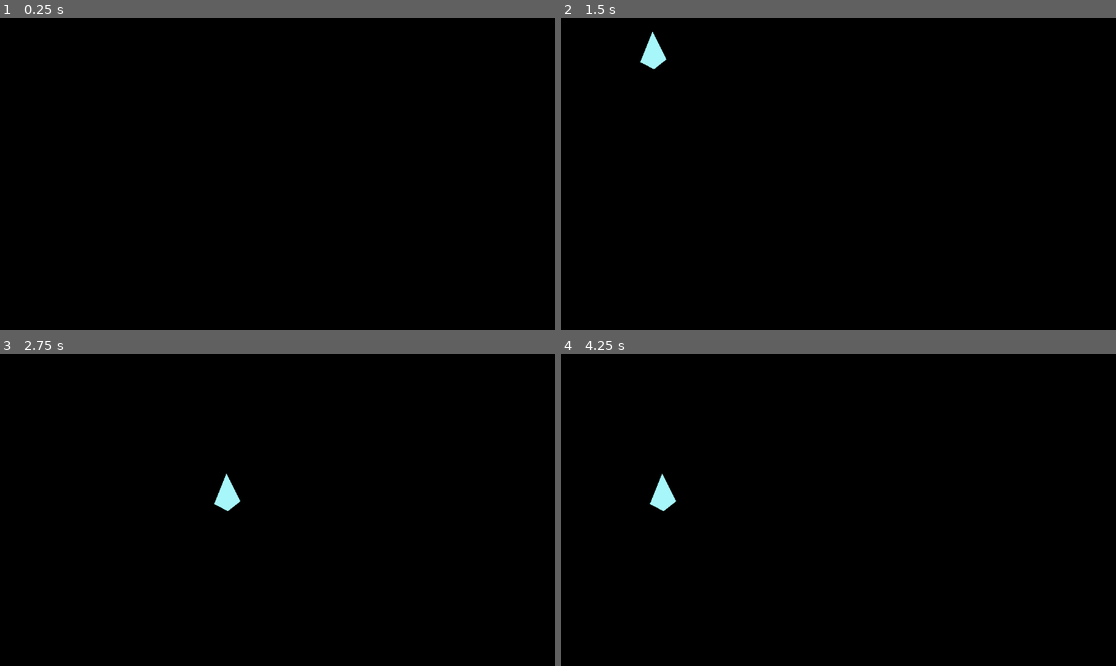
Above: before the commit, frames 1-4 (two rows, left to right).
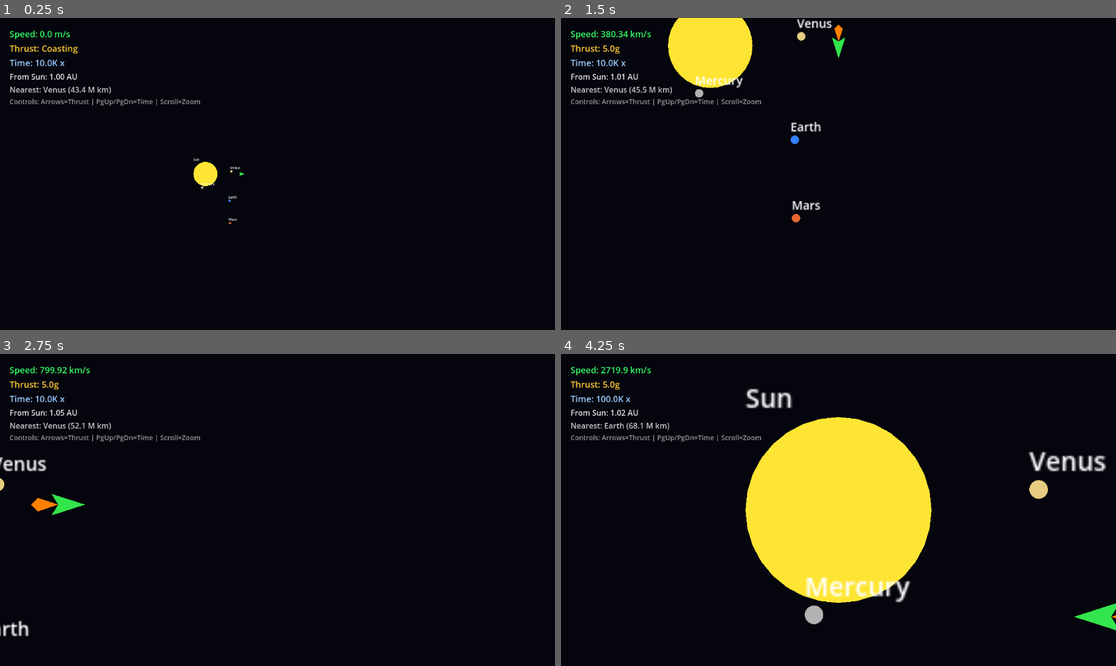
Above: after the commit, the same moments.

Repository: jwodea/bobtest
Game: Godot game, scene res://solar_system.tscn
Two runs of this game, one before a commit and one after it. Both use one fixed random seed, a clock stepped at 60 frames per second and the inputs below. Before the commit the project starts from res://player.tscn.
Inputs (mouse positions are in pixels of both pictures, inside the frame that each line leads up to):
- Up to frame 1 (0.25 s): no input
- Up to frame 2 (1.5 s): tap Enter at 0.5 s; move the mouse to (960, 158) at 0.52 s; hold Right (ui_right) 0.53-1.28 s; hold Tab (ui_focus_next) 0.53-1.28 s; tap Mouse wheel up (zoom_in, bound only after the commit) at 0.8, 1.35 s; move the mouse to (727, 189) at 1.27 s; hold Down (ui_down) from 1.28 s (still down)
- Up to frame 3 (2.75 s): tap Mouse wheel down (zoom_out, bound only after the commit) at 1.55, 2.1 s; move the mouse to (333, 441) at 2.02 s; release Down (ui_down) at 2.03 s; hold Right (ui_right) from 2.03 s (still down); hold Tab (ui_focus_next) from 2.03 s (still down)
- Up to frame 4 (4.25 s): move the mouse to (810, 572) at 2.77 s; release Right (ui_right) at 2.78 s; release Tab (ui_focus_next) at 2.78 s; hold Page Up (ui_page_up) 2.78-3.53 s; tap Tab (ui_focus_next) at 2.85 s; tap Mouse wheel up (zoom_in, bound only after the commit) at 3.05, 3.6 s; move the mouse to (1005, 556) at 3.52 s; hold Left (ui_left) from 3.53 s (still down); tap Mouse wheel down (zoom_out, bound only after the commit) at 3.8 s

The runs differ from the first frame. In frame 1, 1.4% of the frame differs, in the area x 1-45%, y 4-67%; in frame 2, 4.9%; in frame 3, 2.1%; in frame 4, 19%, in the area x 1-100%, y 4-89%.

Commit message:
Add solar system exploration game with realistic physics
- Create full solar system with Sun and all 8 planets at scaled distances
- Implement acceleration-based player physics (5g max thrust)
- Add time scale controls (PgUp/PgDn) from 1x to 10M x for playability
- Add HUD showing speed (km/s), thrust (g), time scale, and position
- Add camera with zoom controls (mouse wheel or +/-)
- Player starts at Earth's orbit (~1 AU from Sun)
- Speeds are realistic: at 5g continuous thrust, reaching interplanetary speeds takes time

Diff:
--- /dev/null
+++ b/camera.gd
@@ -0,0 +1,49 @@
+extends Camera2D
+
+# Camera that follows the player with zoom controls
+
+@export var target_path: NodePath
+var target: Node2D
+
+# Zoom settings
+var zoom_level := 1.0
+const MIN_ZOOM := 0.001  # Zoomed out to see whole solar system
+const MAX_ZOOM := 10.0   # Zoomed in close
+const ZOOM_SPEED := 0.1
+
+func _ready():
+	if target_path:
+		target = get_node_or_null(target_path)
+
+	# Start zoomed out enough to see inner planets
+	zoom_level = 0.5
+	zoom = Vector2(zoom_level, zoom_level)
+
+func _process(_delta):
+	if target:
+		position = target.position
+
+	handle_zoom_input()
+
+func handle_zoom_input():
+	var zoom_changed := false
+
+	# Mouse wheel zoom
+	if Input.is_action_just_pressed("zoom_in"):
+		zoom_level *= 1.2
+		zoom_changed = true
+	if Input.is_action_just_pressed("zoom_out"):
+		zoom_level /= 1.2
+		zoom_changed = true
+
+	# Keyboard zoom (+ and -)
+	if Input.is_action_pressed("ui_focus_next"):  # Usually Tab, we'll add custom
+		zoom_level *= 1.02
+		zoom_changed = true
+	if Input.is_action_pressed("ui_focus_prev"):
+		zoom_level /= 1.02
+		zoom_changed = true
+
+	if zoom_changed:
+		zoom_level = clamp(zoom_level, MIN_ZOOM, MAX_ZOOM)
+		zoom = Vector2(zoom_level, zoom_level)
--- /dev/null
+++ b/hud.gd
@@ -0,0 +1,97 @@
+extends CanvasLayer
+
+@onready var speed_label: Label = $MarginContainer/VBoxContainer/SpeedLabel
+@onready var accel_label: Label = $MarginContainer/VBoxContainer/AccelLabel
+@onready var time_label: Label = $MarginContainer/VBoxContainer/TimeLabel
+@onready var position_label: Label = $MarginContainer/VBoxContainer/PositionLabel
+@onready var nearest_label: Label = $MarginContainer/VBoxContainer/NearestLabel
+@onready var controls_label: Label = $MarginContainer/VBoxContainer/ControlsLabel
+
+var player: Node2D
+var solar_system: Node2D
+
+const KM_PER_UNIT := 1_000_000.0
+
+func _ready():
+	# Find references after a short delay to ensure scene is ready
+	await get_tree().process_frame
+	player = get_node_or_null("../Player")
+	solar_system = get_node_or_null("..")
+
+func _process(_delta):
+	if not player or not solar_system:
+		return
+
+	update_speed_display()
+	update_accel_display()
+	update_time_display()
+	update_position_display()
+	update_nearest_display()
+
+func update_speed_display():
+	var speed = player.get_speed_km_s()
+	speed_label.text = "Speed: " + format_speed(speed)
+
+func update_accel_display():
+	var accel = player.get_acceleration_g()
+	if accel > 0:
+		accel_label.text = "Thrust: %.1fg" % accel
+	else:
+		accel_label.text = "Thrust: Coasting"
+
+func update_time_display():
+	var time_scale = solar_system.get_time_scale()
+	time_label.text = "Time: " + format_time_scale(time_scale)
+
+func update_position_display():
+	var pos = player.position
+	var distance_from_sun = pos.length()
+	position_label.text = "From Sun: " + format_distance(distance_from_sun)
+
+func update_nearest_display():
+	var nearest = find_nearest_planet()
+	if nearest:
+		nearest_label.text = "Nearest: " + nearest
+
+func find_nearest_planet() -> String:
+	if not solar_system or not solar_system.planets:
+		return ""
+
+	var nearest_name := ""
+	var nearest_dist := INF
+
+	for key in solar_system.planets:
+		var planet = solar_system.planets[key]
+		var dist = player.position.distance_to(planet.position)
+		if dist < nearest_dist:
+			nearest_dist = dist
+			nearest_name = planet.name
+
+	return "%s (%.1f M km)" % [nearest_name, nearest_dist]
+
+func format_speed(speed_km_s: float) -> String:
+	if speed_km_s >= 299792:  # Speed of light
+		return "%.4fc" % (speed_km_s / 299792.0)
+	elif speed_km_s >= 1000:
+		return "%.1f km/s" % speed_km_s
+	elif speed_km_s >= 1:
+		return "%.2f km/s" % speed_km_s
+	else:
+		return "%.1f m/s" % (speed_km_s * 1000)
+
+func format_distance(distance_units: float) -> String:
+	var km = distance_units * KM_PER_UNIT
+	if km >= 149_600_000:  # 1 AU
+		return "%.2f AU" % (km / 149_600_000.0)
+	elif km >= 1_000_000:
+		return "%.1f M km" % (km / 1_000_000.0)
+	else:
+		return "%.0f km" % km
+
+func format_time_scale(scale: float) -> String:
+	if scale >= 1_000_000:
+		return "%.1fM x" % (scale / 1_000_000.0)
+	elif scale >= 1000:
+		return "%.1fK x" % (scale / 1000.0)
+	else:
+		return "%.0f x" % scale
--- a/player.gd
+++ b/player.gd
@@ -1,17 +1,84 @@
 extends Node2D
 
-var speed = 400
+# Player spaceship with acceleration-based physics
+# Controls: Arrow keys to accelerate, not to set speed directly
+
+# Physics constants
+const KM_PER_UNIT := 1_000_000.0  # 1 game unit = 1 million km
+const G_ACCEL_KM_S2 := 0.0098  # 1g = 9.8 m/s² = 0.0098 km/s²
+const MAX_G := 5.0  # Maximum acceleration in g
+
+# Current state
+var velocity_km_s := Vector2.ZERO  # Velocity in km/s
+var acceleration_g := 0.0  # Current acceleration magnitude in g
+var acceleration_direction := Vector2.ZERO  # Direction of thrust
+
+# Reference to solar system for time scale
+@onready var solar_system: Node2D = get_parent()
+@onready var thrust_flame: Polygon2D = $ThrustFlame
 
 func _process(delta):
-	var velocity = Vector2.ZERO
+	var time_scale = solar_system.get_time_scale() if solar_system else 1.0
+	var scaled_delta = delta * time_scale
+
+	handle_input()
+	apply_physics(scaled_delta)
+	update_rotation()
+
+func handle_input():
+	# Get acceleration direction from input
+	acceleration_direction = Vector2.ZERO
 
 	if Input.is_action_pressed("ui_right"):
-		velocity.x += 1
+		acceleration_direction.x += 1
 	if Input.is_action_pressed("ui_left"):
-		velocity.x -= 1
+		acceleration_direction.x -= 1
 	if Input.is_action_pressed("ui_down"):
-		velocity.y += 1
+		acceleration_direction.y += 1
 	if Input.is_action_pressed("ui_up"):
-		velocity.y -= 1
+		acceleration_direction.y -= 1
 
-	position += velocity.normalized() * speed * delta
+	# Normalize direction
+	if acceleration_direction.length() > 0:
+		acceleration_direction = acceleration_direction.normalized()
+		acceleration_g = MAX_G  # Apply max acceleration when thrusting
+	else:
+		acceleration_g = 0.0  # No thrust = no acceleration (space!)
+
+func apply_physics(scaled_delta: float):
+	if acceleration_g > 0:
+		# Convert g to km/s² and apply
+		var accel_km_s2 = acceleration_g * G_ACCEL_KM_S2
+
+		# Update velocity: v += a * t
+		velocity_km_s += acceleration_direction * accel_km_s2 * scaled_delta
+
+	# Update position: convert km/s to game units/s
+	# velocity is in km/s, position is in game units (million km)
+	# So we divide by KM_PER_UNIT to get units/s
+	var velocity_units_per_s = velocity_km_s / KM_PER_UNIT
+	position += velocity_units_per_s * scaled_delta
+
+func update_rotation():
+	# Rotate ship to face acceleration direction when thrusting, else velocity
+	if acceleration_g > 0 and acceleration_direction.length() > 0:
+		rotation = acceleration_direction.angle()
+	elif velocity_km_s.length() > 0.001:
+		rotation = velocity_km_s.angle()
+
+	# Show thrust flame when accelerating
+	if thrust_flame:
+		thrust_flame.visible = acceleration_g > 0
+
+# Getters for HUD
+func get_speed_km_s() -> float:
+	return velocity_km_s.length()
+
+func get_velocity_km_s() -> Vector2:
+	return velocity_km_s
+
+func get_acceleration_g() -> float:
+	return acceleration_g
+
+func get_acceleration_direction() -> Vector2:
+	return acceleration_direction
--- a/project.godot
+++ b/project.godot
@@ -10,11 +10,26 @@
 
 [application]
 
-config/name="Bobtest"
-run/main_scene="uid://dgqa5poqblbtm"
+config/name="Solar System Explorer"
+run/main_scene="res://solar_system.tscn"
 config/features=PackedStringArray("4.5", "Forward Plus")
 config/icon="res://icon.svg"
 
+[input]
+
+zoom_in={
+"deadzone": 0.5,
+"events": [Object(InputEventMouseButton,"resource_local_to_scene":false,"resource_name":"","device":-1,"window_id":0,"alt_pressed":false,"shift_pressed":false,"ctrl_pressed":false,"meta_pressed":false,"button_mask":8,"position":Vector2(0, 0),"global_position":Vector2(0, 0),"factor":1.0,"button_index":4,"canceled":false,"pressed":true,"double_click":false,"script":null)
+, Object(InputEventKey,"resource_local_to_scene":false,"resource_name":"","device":-1,"window_id":0,"alt_pressed":false,"shift_pressed":false,"ctrl_pressed":false,"meta_pressed":false,"pressed":false,"keycode":0,"physical_keycode":61,"key_label":0,"unicode":61,"location":0,"echo":false,"script":null)
+]
+}
+zoom_out={
+"deadzone": 0.5,
+"events": [Object(InputEventMouseButton,"resource_local_to_scene":false,"resource_name":"","device":-1,"window_id":0,"alt_pressed":false,"shift_pressed":false,"ctrl_pressed":false,"meta_pressed":false,"button_mask":16,"position":Vector2(0, 0),"global_position":Vector2(0, 0),"factor":1.0,"button_index":5,"canceled":false,"pressed":true,"double_click":false,"script":null)
+, Object(InputEventKey,"resource_local_to_scene":false,"resource_name":"","device":-1,"window_id":0,"alt_pressed":false,"shift_pressed":false,"ctrl_pressed":false,"meta_pressed":false,"pressed":false,"keycode":0,"physical_keycode":45,"key_label":0,"unicode":45,"location":0,"echo":false,"script":null)
+]
+}
+
 [rendering]
 
-environment/defaults/default_clear_color=Color(0, 0, 0, 1)
+environment/defaults/default_clear_color=Color(0.02, 0.02, 0.05, 1)
--- /dev/null
+++ b/solar_system.gd
@@ -0,0 +1,120 @@
+extends Node2D
+
+# Solar System Simulation with Realistic Scales
+# Distance: 1 game unit = 1 million km
+# Speed: tracked in km/s internally
+# Time: adjustable time scale for playability
+
+# Physical constants
+const KM_PER_UNIT := 1_000_000.0  # 1 game unit = 1 million km
+const G_ACCEL := 0.0098  # 9.8 m/s² = 0.0098 km/s²
+const MAX_G := 5.0  # Maximum 5g acceleration
+
+# Planet data: [distance_from_sun_million_km, radius_km, color, name]
+const PLANET_DATA := {
+	"sun": [0, 696340, Color(1.0, 0.9, 0.2), "Sun"],
+	"mercury": [57.9, 2440, Color(0.7, 0.7, 0.7), "Mercury"],
+	"venus": [108.2, 6052, Color(0.9, 0.8, 0.5), "Venus"],
+	"earth": [149.6, 6371, Color(0.2, 0.5, 1.0), "Earth"],
+	"mars": [227.9, 3390, Color(0.9, 0.4, 0.2), "Mars"],
+	"jupiter": [778.5, 69911, Color(0.9, 0.7, 0.5), "Jupiter"],
+	"saturn": [1432.0, 58232, Color(0.9, 0.8, 0.6), "Saturn"],
+	"uranus": [2867.0, 25362, Color(0.6, 0.8, 0.9), "Uranus"],
+	"neptune": [4515.0, 24622, Color(0.3, 0.4, 0.9), "Neptune"]
+}
+
+# Time scale: 1 = real time, higher = faster
+var time_scale := 10000.0  # Start at 10,000x to make it playable
+const MIN_TIME_SCALE := 1.0
+const MAX_TIME_SCALE := 10_000_000.0
+
+var planets := {}
+
+func _ready():
+	create_planets()
+
+func create_planets():
+	for key in PLANET_DATA:
+		var data = PLANET_DATA[key]
+		var distance = data[0]  # in million km = game units
+		var radius_km = data[1]
+		var color = data[2]
+		var planet_name = data[3]
+
+		var planet = create_planet_node(planet_name, distance, radius_km, color)
+		add_child(planet)
+		planets[key] = planet
+
+func create_planet_node(planet_name: String, distance: float, radius_km: float, color: Color) -> Node2D:
+	var planet = Node2D.new()
+	planet.name = planet_name
+
+	# Position based on distance (place planets along x-axis initially)
+	# Randomize angle for variety
+	var angle = randf() * TAU
+	if planet_name == "Sun":
+		angle = 0
+		distance = 0
+	planet.position = Vector2(cos(angle), sin(angle)) * distance
+
+	# Create visual representation
+	var visual = Polygon2D.new()
+	visual.name = "Visual"
+
+	# Scale radius for visibility (actual scale would be invisible)
+	# Sun: show at reasonable size, planets: exaggerate for visibility
+	var display_radius: float
+	if planet_name == "Sun":
+		display_radius = 50.0  # Sun is visible but not overwhelming
+	else:
+		# Exaggerate planet sizes for visibility (min 5 pixels, max 30)
+		display_radius = clamp(radius_km / 5000.0, 5.0, 30.0)
+
+	# Create circle polygon
+	var points := PackedVector2Array()
+	var segments := 32
+	for i in range(segments):
+		var a = i * TAU / segments
+		points.append(Vector2(cos(a), sin(a)) * display_radius)
+	visual.polygon = points
+	visual.color = color
+
+	planet.add_child(visual)
+
+	# Add label
+	var label = Label.new()
+	label.text = planet_name
+	label.position = Vector2(-display_radius, -display_radius - 20)
+	label.add_theme_font_size_override("font_size", 14)
+	planet.add_child(label)
+
+	return planet
+
+func _process(_delta):
+	# Time scale controls
+	if Input.is_action_just_pressed("ui_page_up"):
+		time_scale = clamp(time_scale * 10.0, MIN_TIME_SCALE, MAX_TIME_SCALE)
+	if Input.is_action_just_pressed("ui_page_down"):
+		time_scale = clamp(time_scale / 10.0, MIN_TIME_SCALE, MAX_TIME_SCALE)
+
+func get_time_scale() -> float:
+	return time_scale
+
+func format_distance(distance_units: float) -> String:
+	var km = distance_units * KM_PER_UNIT
+	if km >= 149_600_000:  # 1 AU
+		return "%.2f AU" % (km / 149_600_000.0)
+	elif km >= 1_000_000:
+		return "%.1f M km" % (km / 1_000_000.0)
+	else:
+		return "%.0f km" % km
+
+func format_speed(speed_km_s: float) -> String:
+	if speed_km_s >= 299792:  # Speed of light
+		return "%.4f c" % (speed_km_s / 299792.0)
+	elif speed_km_s >= 1000:
+		return "%.1f km/s" % speed_km_s
+	elif speed_km_s >= 1:
+		return "%.2f km/s" % speed_km_s
+	else:
+		return "%.1f m/s" % (speed_km_s * 1000)
--- /dev/null
+++ b/solar_system.tscn
@@ -0,0 +1,76 @@
+[gd_scene load_steps=5 format=3 uid="uid://c7x2qwvy5rn8p"]
+
+[ext_resource type="Script" path="res://solar_system.gd" id="1_solar"]
+[ext_resource type="Script" path="res://player.gd" id="2_player"]
+[ext_resource type="Script" path="res://camera.gd" id="3_camera"]
+[ext_resource type="Script" path="res://hud.gd" id="4_hud"]
+
+[node name="SolarSystem" type="Node2D"]
+script = ExtResource("1_solar")
+
+[node name="Player" type="Node2D" parent="."]
+position = Vector2(149.6, 0)
+script = ExtResource("2_player")
+
+[node name="Ship" type="Polygon2D" parent="Player"]
+color = Color(0.2, 0.9, 0.3, 1)
+polygon = PackedVector2Array(15, 0, -10, -8, -5, 0, -10, 8)
+
+[node name="ThrustFlame" type="Polygon2D" parent="Player"]
+visible = false
+color = Color(1, 0.5, 0, 1)
+polygon = PackedVector2Array(-5, 0, -20, -5, -25, 0, -20, 5)
+
+[node name="Camera2D" type="Camera2D" parent="Player"]
+zoom = Vector2(0.5, 0.5)
+script = ExtResource("3_camera")
+target_path = NodePath("..")
+
+[node name="HUD" type="CanvasLayer" parent="."]
+script = ExtResource("4_hud")
+
+[node name="MarginContainer" type="MarginContainer" parent="HUD"]
+anchors_preset = 0
+offset_right = 350.0
+offset_bottom = 200.0
+theme_override_constants/margin_left = 20
+theme_override_constants/margin_top = 20
+
+[node name="VBoxContainer" type="VBoxContainer" parent="HUD/MarginContainer"]
+layout_mode = 2
+
+[node name="SpeedLabel" type="Label" parent="HUD/MarginContainer/VBoxContainer"]
+layout_mode = 2
+theme_override_colors/font_color = Color(0.2, 1, 0.4, 1)
+theme_override_font_sizes/font_size = 18
+text = "Speed: 0 m/s"
+
+[node name="AccelLabel" type="Label" parent="HUD/MarginContainer/VBoxContainer"]
+layout_mode = 2
+theme_override_colors/font_color = Color(1, 0.8, 0.2, 1)
+theme_override_font_sizes/font_size = 18
+text = "Thrust: Coasting"
+
+[node name="TimeLabel" type="Label" parent="HUD/MarginContainer/VBoxContainer"]
+layout_mode = 2
+theme_override_colors/font_color = Color(0.6, 0.8, 1, 1)
+theme_override_font_sizes/font_size = 18
+text = "Time: 1x"
+
+[node name="PositionLabel" type="Label" parent="HUD/MarginContainer/VBoxContainer"]
+layout_mode = 2
+theme_override_colors/font_color = Color(0.9, 0.9, 0.9, 1)
+theme_override_font_sizes/font_size = 16
+text = "From Sun: 0 AU"
+
+[node name="NearestLabel" type="Label" parent="HUD/MarginContainer/VBoxContainer"]
+layout_mode = 2
+theme_override_colors/font_color = Color(0.8, 0.8, 0.8, 1)
+theme_override_font_sizes/font_size = 16
+text = "Nearest: Earth"
+
+[node name="ControlsLabel" type="Label" parent="HUD/MarginContainer/VBoxContainer"]
+layout_mode = 2
+theme_override_colors/font_color = Color(0.6, 0.6, 0.6, 1)
+theme_override_font_sizes/font_size = 14
+text = "Controls: Arrows=Thrust | PgUp/PgDn=Time | Scroll=Zoom"
